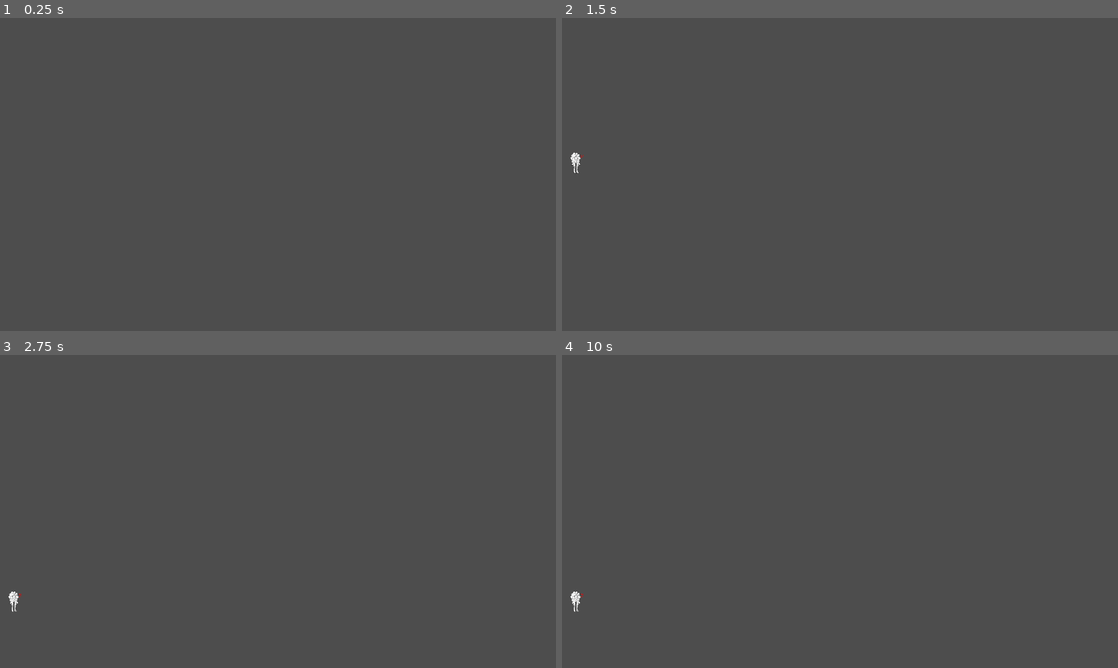
Above: before the commit, frames 1-4 (two rows, left to right).
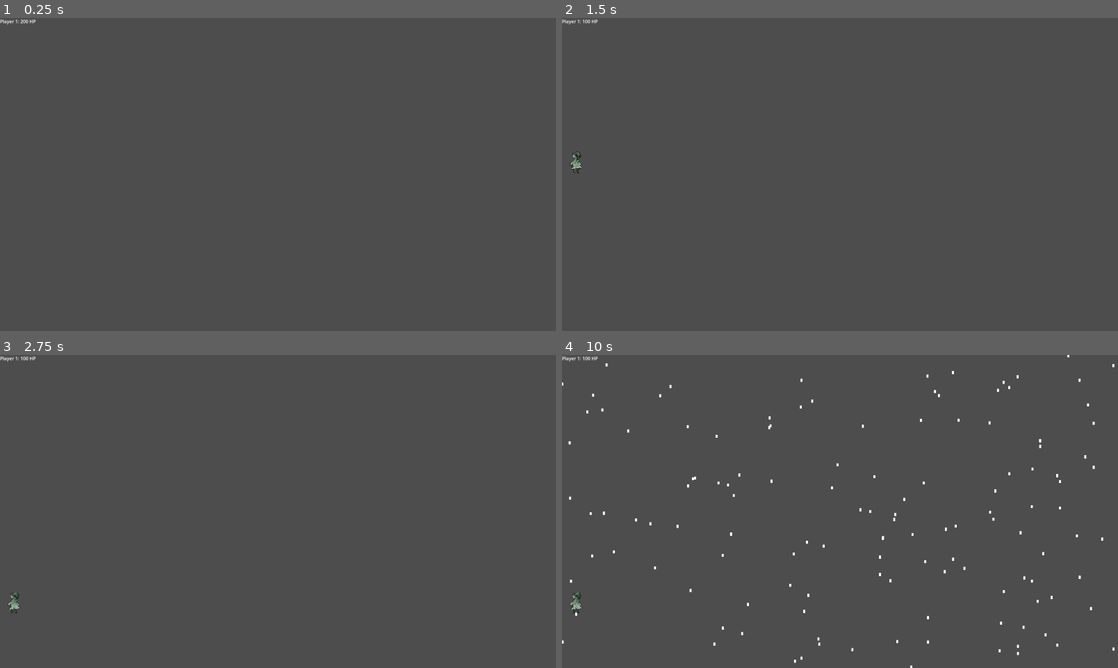
Above: after the commit, the same moments.

Repository: FablabMurat/2025GameJamCantal-2
Game: Godot game, scene res://main.tscn
Same seed, same stepped clock (60 frames per second), same inputs: the game is played once before the commit and once after it.
Inputs:
- Up to frame 1 (0.25 s): no input
- Up to frame 2 (1.5 s): tap Enter at 0.5 s
- Up to frame 3 (2.75 s): no input
- Up to frame 4 (10 s): tap Space at 2.75, 4.25, 5.75 s; tap Enter at 3.5, 5 s

The runs differ from the first frame. In frame 1, less than 0.1% of the frame differs, in the area x 0-7%, y 0-2%; in frame 2, 0.1%; in frame 3, 0.1%; in frame 4, 0.7%, in the area x 0-100%, y 0-100%.

Commit message:
feat: sauge and better character data

Diff:
--- a/data/character_data.gd
+++ b/data/character_data.gd
@@ -1,11 +1,15 @@
 class_name CharacterData
 extends Resource
 
-var display_name: String
-var sprite_frames: SpriteFrames
+@export var display_name: String
+@export var sprite_frames: SpriteFrames
 # INPUT: String
-var attacks: Dictionary
+@export var attacks: Dictionary
+@export var stats: CharacterStats
+@export var collision_shape: Shape2D
 
-func _init(name: String, sprite: SpriteFrames, ) -> void:
+func _init(name: String = "Placeholder", sprite: SpriteFrames = null, collisions: Shape2D = null, base_stats: CharacterStats = null) -> void:
 	display_name = name
 	sprite_frames = sprite
+	stats = base_stats
+	collision_shape = collisions
--- /dev/null
+++ b/data/character_stats.gd
@@ -0,0 +1,15 @@
+class_name CharacterStats
+extends Resource
+
+signal health_change
+
+@export var health: int:
+	set(value):
+		health = value
+		health_change.emit()
+
+@export var speed: int
+
+func _init(base_health: int = 100, base_speed: int = 200) -> void:
+	health = base_health
+	speed = base_speed
--- a/data/data.gd
+++ b/data/data.gd
@@ -4,15 +4,37 @@
 
 const PROJECTILE_SPEED_FAST: int = 500
 
+var EXPLODE_ON_COLLIDE = func(projectile: Projectile, body: Node2D) -> void:
+	if body is Player:
+		(body as Player).stats.health -= 10;
+	projectile.queue_free()
+
 var PROJECTILES_DATA: Dictionary = {
 	"camelia_missile": ProjectileData.new(
 		preload("res://resources/projectiles/camelia_missile_sprite_frames.tres"),
 		preload("res://resources/projectiles/camelia_missile_shape.tres"),
-		PROJECTILE_SPEED_FAST
+		PROJECTILE_SPEED_FAST,
+		EXPLODE_ON_COLLIDE
 	),
 }
 
 var CHARACTERS_DATA: Dictionary = {
-	"cyclamen": CharacterData.new("Cyclamen", preload("res://resources/characters/cyclamen_sprite_frames.tres")),
-	"camelia": CharacterData.new("Camelia", preload("res://resources/characters/camelia_sprite_frames.tres")),
+	"cyclamen": CharacterData.new(
+		"Cyclamen",
+		preload("res://resources/characters/cyclamen_sprite_frames.tres"),
+		null,
+		CharacterStats.new(100, 400)
+	),
+	"camelia": CharacterData.new(
+		"Camelia",
+		preload("res://resources/characters/camelia_sprite_frames.tres"),
+		null,
+		CharacterStats.new(100, 200)
+	),
+	"sauge": CharacterData.new(
+		"Sauge",
+		preload("res://resources/characters/sauge_sprite_frames.tres"),
+		preload("res://resources/characters/sauge_collision_shape.tres"),
+		CharacterStats.new(100, 200)
+	),
 }
--- a/data/projectile_data.gd
+++ b/data/projectile_data.gd
@@ -4,8 +4,11 @@
 var sprite_frames: SpriteFrames
 var collision_shape: Shape2D
 var speed: int
+# func(projectile: Projectile, body: Node2D)
+var collision_handler: Callable
 
-func _init(sprite: SpriteFrames, collisions: Shape2D, move_speed: int) -> void:
+func _init(sprite: SpriteFrames, collisions: Shape2D, move_speed: int, on_collision: Callable) -> void:
 	sprite_frames = sprite;
 	collision_shape = collisions;
 	speed = move_speed;
+	collision_handler = on_collision;
--- a/main.gd
+++ b/main.gd
@@ -9,13 +9,21 @@
 		(DEVICES_MAP[event.device] as Player).handle_input(event);
 	else:
 		var new_player: Player = init_player(new_id);
+		new_player.stats.health_change.connect(update_combat_ui)
 		new_id += 1;
 
 		DEVICES_MAP[event.device] = new_player;
+		update_combat_ui();
+
+func update_combat_ui() -> void:
+	$Gui/InFightGui/RichTextLabel.text = ""
+	for player in DEVICES_MAP.values():
+		$Gui/InFightGui/RichTextLabel.add_text("Player %d: %d HP\n" % [(player as Player).id, (player as Player).stats.health]);
+
 
 func init_player(id: int) -> Player:
 	var player = preload("res://player.tscn").instantiate()
-	player.init_character("camelia")
+	player.init_character("sauge")
 	player.id = id
 	add_child(player);
 	player.position.x = 50
--- a/main.tscn
+++ b/main.tscn
@@ -1,6 +1,7 @@
-[gd_scene load_steps=2 format=3 uid="uid://4hx1coaxhep6"]
+[gd_scene load_steps=3 format=3 uid="uid://4hx1coaxhep6"]
 
 [ext_resource type="Script" path="res://main.gd" id="1_q023w"]
+[ext_resource type="Script" path="res://world.gd" id="2_ydqov"]
 
 [node name="Main" type="Node2D"]
 script = ExtResource("1_q023w")
@@ -18,6 +19,13 @@
 offset_bottom = 40.0
 metadata/_edit_use_anchors_ = true
 
+[node name="RichTextLabel" type="RichTextLabel" parent="Gui/InFightGui"]
+layout_mode = 0
+offset_right = 180.0
+offset_bottom = 95.0
+bbcode_enabled = true
+text = "Player 1: 200 HP"
+
 [node name="OutFightGui" type="Control" parent="Gui"]
 anchors_preset = 0
 offset_right = 40.0
@@ -26,12 +34,26 @@
 
 [node name="World" type="StaticBody2D" parent="."]
 position = Vector2(0, 426)
+script = ExtResource("2_ydqov")
 
 [node name="CollisionPolygon2D" type="CollisionPolygon2D" parent="World"]
-position = Vector2(3, 470)
+position = Vector2(-5, 466)
 polygon = PackedVector2Array(0, 0, 588, 0, 787, 184, 0, 184)
 
 [node name="CollisionPolygon2D2" type="CollisionPolygon2D" parent="World"]
-position = Vector2(1624, 476)
+position = Vector2(1616, 468)
 scale = Vector2(2.11875, 6.8125)
-polygon = PackedVector2Array(-55.6815, 0, 140, 0, 140, 27, 40.6017, 27.3028)
+polygon = PackedVector2Array(-55.6815, 0, 140, 0, 140, 27, 41.0619, 27.0092)
+
+[node name="ShaderSurface" type="ColorRect" parent="World"]
+offset_left = -31.0
+offset_top = -464.0
+offset_right = 1933.0
+offset_bottom = 660.0
+color = Color(1, 1, 1, 0)
+
+[node name="HazardTimer" type="Timer" parent="World"]
+wait_time = 10.0
+autostart = true
+
+[connection signal="timeout" from="World/HazardTimer" to="World" method="_on_hazard_timer_timeout"]
--- a/player.gd
+++ b/player.gd
@@ -3,8 +3,6 @@
 
 signal death(reason: Data.DeathReason)
 
-# How fast the player moves
-@export var SPEED = 200;
 # Vertical impulse applied to the character upon jumping
 @export var JUMP_IMPULSE = -400
 var gravity = ProjectSettings.get_setting("physics/2d/default_gravity");
@@ -16,9 +14,14 @@
 var facing = 0;
 var try_jump: bool = false
 
+var base_stats: CharacterStats
+var stats: CharacterStats
 
 func init_character(character_id: String):
 	var data: CharacterData = (Data.CHARACTERS_DATA.get(character_id) as CharacterData);
+	base_stats = data.stats;
+	stats = base_stats.duplicate();
+	$WorldCollision.shape = data.collision_shape;
 	$AnimatedSprite2D.sprite_frames = data.sprite_frames;
 	$AnimatedSprite2D.play("idle")
 
@@ -41,31 +44,33 @@
 			projectile.init_projectile("camelia_missile")
 			projectile.position = position;
 			(projectile.get_node("AnimatedSprite2D") as AnimatedSprite2D).flip_h = $AnimatedSprite2D.flip_h
-			get_parent().add_child(projectile)
+			projectile.thrower = self;
+			get_parent().add_child(projectile);
 
 func _physics_process(delta):
 	if not is_on_floor():
 		velocity.y += gravity * delta
 
 	if abs(left_joystick_direction.x) > 0.2:
-		velocity.x = left_joystick_direction.x * SPEED
+		velocity.x = left_joystick_direction.x * stats.speed
 		if abs(velocity.x) < 0.01:
-			facing = 0
-			$AnimatedSprite2D.animation = "idle"
+			facing = 0;
+			$AnimatedSprite2D.play("idle");
 		else:
-			$AnimatedSprite2D.animation = "walk"
+			$AnimatedSprite2D.play("walk");
 			facing = velocity.x;
-			$AnimatedSprite2D.flip_h = facing < 0
+			$AnimatedSprite2D.flip_h = facing < 0;
 	else:
-		velocity.x = velocity.x / 1.2
+		velocity.x = velocity.x / 1.2;
 
 	if try_jump and is_on_floor():
-		velocity.y = JUMP_IMPULSE
-	move_and_slide()
+		velocity.y = JUMP_IMPULSE;
+	move_and_slide();
 
 func handle_death(reason: Data.DeathReason):
-	velocity = Vector2(0, 0)
-	position = Vector2(50, 18)
+	velocity = Vector2(0, 0);
+	position = Vector2(50, 18);
+	stats.health = base_stats.health;
 
 func _on_exit_screen() -> void:
 	death.emit(Data.DeathReason.VOID);
--- a/player.tscn
+++ b/player.tscn
@@ -1,22 +1,23 @@
 [gd_scene load_steps=3 format=3 uid="uid://bnnav48dalni8"]
 
 [ext_resource type="Script" path="res://player.gd" id="1_6vsy3"]
-
-[sub_resource type="CapsuleShape2D" id="CapsuleShape2D_233h8"]
-radius = 24.0
-height = 90.0
+[ext_resource type="Shape2D" uid="uid://bjk8hde3xsqu5" path="res://resources/characters/sauge_collision_shape.tres" id="2_4epe3"]
 
 [node name="Player" type="CharacterBody2D"]
+collision_layer = 2
+floor_snap_length = 10.0
+safe_margin = 0.15
 script = ExtResource("1_6vsy3")
 
-[node name="CollisionShape2D" type="CollisionShape2D" parent="."]
-shape = SubResource("CapsuleShape2D_233h8")
+[node name="WorldCollision" type="CollisionShape2D" parent="."]
+position = Vector2(0, -1)
+shape = ExtResource("2_4epe3")
 
 [node name="AnimatedSprite2D" type="AnimatedSprite2D" parent="."]
 scale = Vector2(0.1, 0.1)
 
 [node name="VisibleOnScreen" type="VisibleOnScreenNotifier2D" parent="."]
-position = Vector2(-1, -2)
-scale = Vector2(3.8, 4.9)
+position = Vector2(1.19209e-07, 1)
+scale = Vector2(3.8, 5.45)
 
 [connection signal="screen_exited" from="VisibleOnScreen" to="." method="_on_exit_screen"]
--- a/project.godot
+++ b/project.godot
@@ -23,7 +23,7 @@
 
 window/size/viewport_width=1920
 window/size/viewport_height=1080
-window/size/mode=3
+window/size/mode=2
 window/size/resizable=false
 window/stretch/mode="viewport"
 
@@ -31,6 +31,10 @@
 
 project/assembly_name="SuperPlantBros"
 
+[layer_names]
+
+2d_physics/layer_2="Player"
+
 [rendering]
 
 renderer/rendering_method="gl_compatibility"
--- a/projectile.gd
+++ b/projectile.gd
@@ -2,6 +2,7 @@
 extends Area2D
 
 var projectile_data: ProjectileData
+var thrower: Node2D
 
 func init_projectile(name: String) -> void:
 	projectile_data = (Data.PROJECTILES_DATA.get(name) as ProjectileData);
@@ -15,6 +16,11 @@
 func _process(delta: float) -> void:
 	pass
 
+func _on_body_entered(body: Node2D) -> void:
+	if body != thrower:
+		projectile_data.collision_handler.call(self, body);
+		pass
+
 func _physics_process(delta: float) -> void:
 	position.x += (-1 if $AnimatedSprite2D.flip_h else 1) * projectile_data.speed * delta
 
--- a/projectile.tscn
+++ b/projectile.tscn
@@ -3,6 +3,8 @@
 [ext_resource type="Script" path="res://projectile.gd" id="1_cfpbh"]
 
 [node name="Projectile" type="Area2D"]
+collision_layer = 2
+collision_mask = 2
 script = ExtResource("1_cfpbh")
 
 [node name="VisibleOnScreen" type="VisibleOnScreenNotifier2D" parent="."]
@@ -12,4 +14,5 @@
 
 [node name="CollisionShape2D" type="CollisionShape2D" parent="."]
 
+[connection signal="body_entered" from="." to="." method="_on_body_entered"]
 [connection signal="screen_exited" from="VisibleOnScreen" to="." method="_on_exit_screen"]
--- /dev/null
+++ b/resources/characters/sauge_collision_shape.tres
@@ -0,0 +1,5 @@
+[gd_resource type="CapsuleShape2D" format=3 uid="uid://bjk8hde3xsqu5"]
+
+[resource]
+radius = 21.0
+height = 74.0
--- /dev/null
+++ b/resources/characters/sauge_sprite_frames.tres
@@ -0,0 +1,30 @@
+[gd_resource type="SpriteFrames" load_steps=4 format=3 uid="uid://kbgs6lma1wiv"]
+
+[ext_resource type="Texture2D" uid="uid://dev7p6swp461o" path="res://assets/characters/sauge/idle_1.png" id="1_207vd"]
+[ext_resource type="Texture2D" uid="uid://bdmhxjymtdr7l" path="res://assets/characters/sauge/idle_2.png" id="2_xe0fb"]
+[ext_resource type="Texture2D" uid="uid://fy6weip2q3ed" path="res://assets/characters/sauge/idle_3.png" id="3_iil4p"]
+
+[resource]
+animations = [{
+"frames": [{
+"duration": 1.0,
+"texture": ExtResource("1_207vd")
+}, {
+"duration": 1.0,
+"texture": ExtResource("2_xe0fb")
+}, {
+"duration": 1.0,
+"texture": ExtResource("3_iil4p")
+}, {
+"duration": 1.0,
+"texture": ExtResource("2_xe0fb")
+}],
+"loop": true,
+"name": &"idle",
+"speed": 5.0
+}, {
+"frames": [],
+"loop": true,
+"name": &"walk",
+"speed": 5.0
+}]
--- /dev/null
+++ b/resources/shaders/rain.gdshader
@@ -0,0 +1,50 @@
+shader_type canvas_item;
+
+uniform int count: hint_range(0, 2000) = 150;
+uniform float slant: hint_range(-0.1, 0.1) = -0.01;
+uniform float speed: hint_range(25.0, 100.0) = 50.0;
+uniform float blur: hint_range(0.0005, 0.1) = 0.002;
+uniform vec4 colour: source_color = vec4(1.0, 1.0, 1.0, 1.0);
+uniform vec2 size = vec2(0.005, 0.2);
+
+float line_sdf(vec2 p, vec2 s) {
+    vec2 d = abs(p) - s;
+    return min(max(d.x, d.y), 0.0) + length(max(d, 0.0));
+}
+
+float Hash(float x) {
+    return fract(sin(x * 18.34) * 51.78);
+}
+
+float Hash2(float x) {
+    return fract(sin(x * 25.42) * 21.24);
+}
+
+void fragment() {
+	// inspector issue with tiny vec 2
+    vec2 s = size * 0.1;
+	// to work at the start
+    float time = TIME + 1000.0;
+    vec2 uv = UV;
+	// slant each line left or right
+    uv.x += uv.y * slant;
+    float output = 0.0;
+
+    for (int i = 1; i <= count; i++) {
+        float h1 = Hash(float(i));
+        float h2 = Hash2(float(i));
+		// make it so the lines move in the direction of the slant as well
+		// otherwise they would go directly down no matter what slant is
+        float sl = h1 * uv.y * -slant;
+		// compute random x position of line, multiply by 1.2 to cover the far edges more predictably
+        float pos_mod_x = h1 * 1.2;
+		// there is probably better way to do this, to prevent line from moving too slow compared to other lines
+        float pos_mod_y = max(h2 * speed, pos_mod_x * speed);
+		// wrap y values around to loop the anim
+        vec2 position = vec2(pos_mod_x + sl, -mod(-pos_mod_y * time * 0.1, -1.));
+        float sdf = line_sdf(uv - position, s);
+        output += clamp(- sdf / blur, 0.0, 1.0);
+    }
+
+    COLOR = vec4(colour.rgb, output);
+}
--- /dev/null
+++ b/resources/shaders/snow.gdshader
@@ -0,0 +1,50 @@
+shader_type canvas_item;
+
+uniform int count: hint_range(0, 2000) = 150;
+uniform float slant: hint_range(-0.1, 0.1) = 0.0025;
+uniform float speed: hint_range(1.0, 10.0) = 2.0;
+uniform float blur: hint_range(0.0005, 0.1) = 0.0005;
+uniform vec4 colour: source_color = vec4(1.0, 1.0, 1.0, 1.0);
+uniform vec2 size = vec2(0.02, 0.05);
+
+float line_sdf(vec2 p, vec2 s) {
+    vec2 d = abs(p) - s;
+    return min(max(d.x, d.y), 0.0) + length(max(d, 0.0));
+}
+
+float Hash(float x) {
+    return fract(sin(x * 18.34) * 51.78);
+}
+
+float Hash2(float x) {
+    return fract(sin(x * 25.42) * 21.24);
+}
+
+void fragment() {
+	// inspector issue with tiny vec 2
+    vec2 s = size * 0.1;
+	// to work at the start
+    float time = TIME + 1000.0;
+    vec2 uv = UV;
+	// slant each line left or right
+    uv.x += uv.y * slant;
+    float output = 0.0;
+
+    for (int i = 1; i <= count; i++) {
+        float h1 = Hash(float(i));
+        float h2 = Hash2(float(i));
+		// make it so the lines move in the direction of the slant as well
+		// otherwise they would go directly down no matter what slant is
+        float sl = h1 * uv.y * -slant;
+		// compute random x position of line, multiply by 1.2 to cover the far edges more predictably
+        float pos_mod_x = h1 * 1.2;
+		// there is probably better way to do this, to prevent line from moving too slow compared to other lines
+        float pos_mod_y = max(h2 * speed, pos_mod_x * speed);
+		// wrap y values around to loop the anim
+        vec2 position = vec2(pos_mod_x + sl, -mod(-pos_mod_y * time * 0.1, -1.));
+        float sdf = line_sdf(uv - position, s);
+        output += clamp(- sdf / blur, 0.0, 1.0);
+    }
+
+    COLOR = vec4(colour.rgb, output);
+}
--- /dev/null
+++ b/world.gd
@@ -0,0 +1,18 @@
+class_name World
+extends StaticBody2D
+
+enum Hazard{NONE, RAIN}
+enum Season{SUMMER, AUTUMN, WINTER, SPRING}
+
+var season: Season = Season.WINTER;
+
+
+func _on_hazard_timer_timeout() -> void:
+	var new_material = ShaderMaterial.new()
+	var hazard = randi() % Hazard.size();
+	if hazard == Hazard.RAIN:
+		if season == Season.WINTER:
+			new_material.shader = preload("res://resources/shaders/snow.gdshader")
+		else:
+			new_material.shader = preload("res://resources/shaders/rain.gdshader")
+	$ShaderSurface.material = new_material;
Not shown, changed: README-Godot.txt
Binary file added: assets/characters/sauge/idle_1.png
Not shown, added: assets/characters/sauge/idle_1.png.import
Binary file added: assets/characters/sauge/idle_2.png
Not shown, added: assets/characters/sauge/idle_2.png.import
Binary file added: assets/characters/sauge/idle_3.png
Not shown, added: assets/characters/sauge/idle_3.png.import
